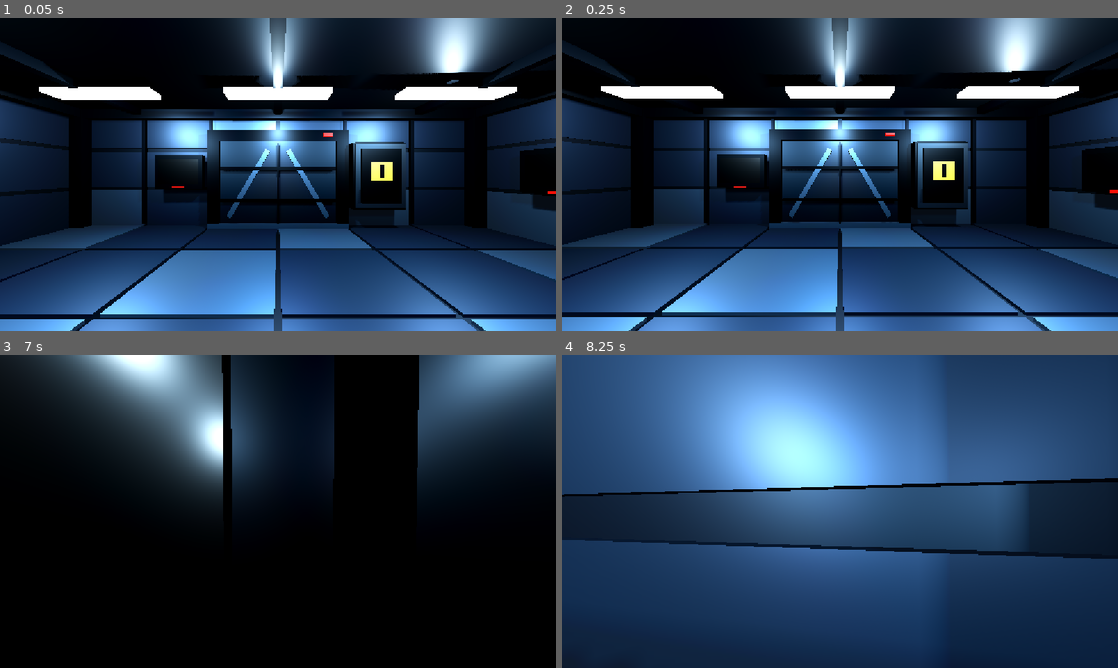
Above: before the commit, frames 1-4 (two rows, left to right).
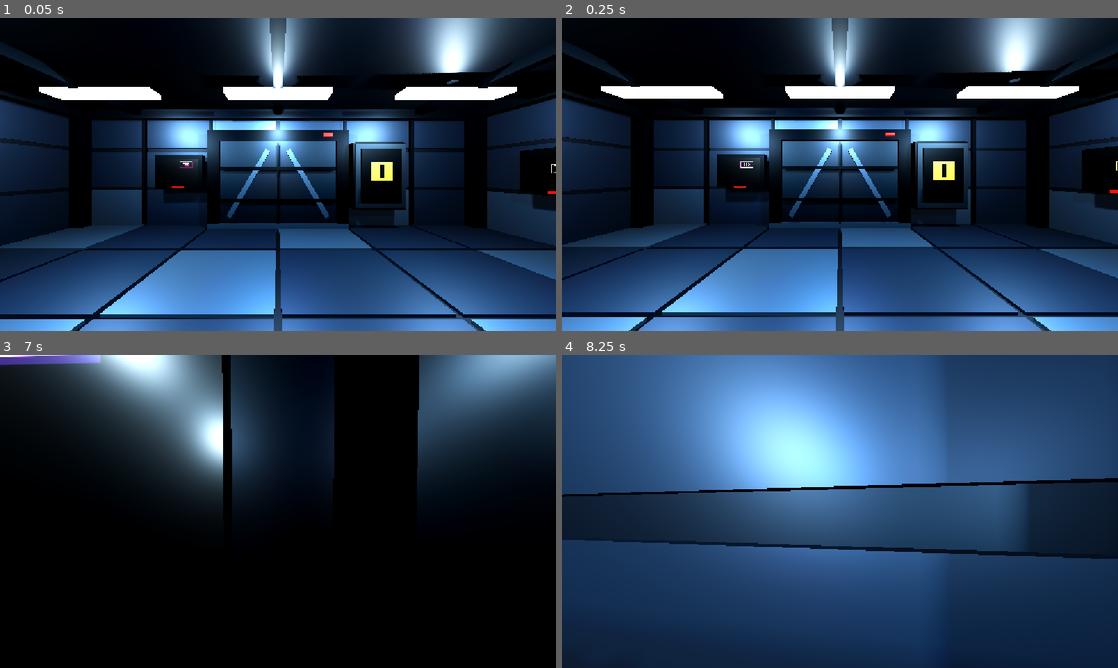
Above: after the commit, the same moments.

Repository: CrawfishChowder/GDSCHackathon
Game: Godot game, scene res://scenes/stage1/stage_1_room.tscn
Two runs of this game, one before a commit and one after it. Both use one fixed random seed, a clock stepped at 60 frames per second and the inputs below.
Inputs (mouse positions are in pixels of both pictures, inside the frame that each line leads up to):
- Up to frame 1 (0.05 s): no input
- Up to frame 2 (0.25 s): no input
- Up to frame 3 (7 s): move the mouse to (272, 517) at 0.52 s; hold E (interact) 0.53-1.28 s; hold W (move_forward) 0.53-2.78 s; tap Space (jump) at 0.77, 1.52, 3.02, 3.77, 4.52, 6.02, 6.77 s; move the mouse to (316, 514) at 1.27 s; tap E (interact) every 1.5 s from 1.35 to 5.85 s; move the mouse to (233, 508) at 2.02 s; hold E (interact) 2.03-2.78 s; move the mouse to (283, 511) at 2.77 s; hold A (move_left) 2.78-3.53 s; move the mouse to (255, 505) at 3.52 s; hold E (interact) 3.53-4.28 s; hold W (move_forward) 3.53-5.78 s; move the mouse to (305, 511) at 4.27 s; move the mouse to (250, 511) at 5.02 s; hold E (interact) 5.03-5.78 s; move the mouse to (289, 505) at 5.77 s; hold D (move_right) 5.78-6.53 s; move the mouse to (272, 517) at 6.52 s; hold W (move_forward) from 6.53 s (still down); hold E (interact) from 6.53 s (still down)
- Up to frame 4 (8.25 s): keep holding W (move_forward); move the mouse to (878, 514) at 7.27 s; release E (interact) at 7.28 s; tap E (interact) at 7.35 s; tap Space (jump) at 7.52 s; move the mouse to (795, 508) at 8.02 s; hold E (interact) from 8.03 s (still down)

The runs differ from the first frame. In frame 1, less than 0.1% of the frame differs, in the area x 32-100%, y 45-50%; in frame 2, less than 0.1%; in frame 3, 0.5%, in the area x 0-19%, y 0-4%; in frame 4, nothing differs.

Commit message:
Add Normal Operations monitor animations and override system

Diff:
--- /dev/null
+++ b/red-alert/scenes/displays/matrix_display.tscn
@@ -0,0 +1,13 @@
+[gd_scene load_steps=2 format=3]
+
+[ext_resource type="Script" path="res://scripts/displays/matrix_display.gd" id="1_matrix"]
+
+[node name="MatrixDisplay" type="Control"]
+layout_mode = 3
+anchors_preset = 15
+anchor_right = 1.0
+anchor_bottom = 1.0
+grow_horizontal = 2
+grow_vertical = 2
+mouse_filter = 2
+script = ExtResource("1_matrix")
--- /dev/null
+++ b/red-alert/scenes/displays/tbd_bounce_display.tscn
@@ -0,0 +1,13 @@
+[gd_scene load_steps=2 format=3]
+
+[ext_resource type="Script" path="res://scripts/displays/tbd_bounce_display.gd" id="1_bounce"]
+
+[node name="TBDBounceDisplay" type="Control"]
+layout_mode = 3
+anchors_preset = 15
+anchor_right = 1.0
+anchor_bottom = 1.0
+grow_horizontal = 2
+grow_vertical = 2
+mouse_filter = 2
+script = ExtResource("1_bounce")
--- /dev/null
+++ b/red-alert/scenes/stage1/normal_operations.tscn
@@ -0,0 +1,8 @@
+[gd_scene load_steps=2 format=3]
+
+[ext_resource type="Script" path="res://scripts/stage1/normal_operations.gd" id="1_normal"]
+
+[node name="NormalOperations" type="Node" groups=["monitor_display_service"]]
+script = ExtResource("1_normal")
+
+[node name="Displays" type="Node" parent="."]
--- a/red-alert/scenes/stage1/stage_1_room.tscn
+++ b/red-alert/scenes/stage1/stage_1_room.tscn
@@ -1,10 +1,11 @@
-[gd_scene load_steps=27 format=3 uid="uid://4qvr2hc8f2k0"]
+[gd_scene load_steps=28 format=3 uid="uid://4qvr2hc8f2k0"]
 
 [ext_resource type="PackedScene" path="res://scenes/stage1/components/industrial_room_shell.tscn" id="1_shell"]
 [ext_resource type="PackedScene" path="res://scenes/stage1/components/sealed_bulkhead_door.tscn" id="2_door"]
 [ext_resource type="PackedScene" path="res://scenes/player/first_person_player.tscn" id="3_player"]
 [ext_resource type="PackedScene" path="res://scenes/stage1/components/breaker_box.tscn" id="4_breaker"]
 [ext_resource type="PackedScene" path="res://scenes/stage1/components/console_chair.tscn" id="5_chair"]
+[ext_resource type="PackedScene" path="res://scenes/stage1/normal_operations.tscn" id="6_normal"]
 
 [sub_resource type="Environment" id="Environment_stage1"]
 background_mode = 1
@@ -108,6 +109,8 @@
 [node name="WorldEnvironment" type="WorldEnvironment" parent="." unique_id=1478731389]
 environment = SubResource("Environment_stage1")
 
+[node name="NormalOperations" parent="." instance=ExtResource("6_normal")]
+
 [node name="Architecture" type="Node3D" parent="." unique_id=184199953]
 
 [node name="IndustrialRoomShell" parent="Architecture" unique_id=1657129037 instance=ExtResource("1_shell")]
--- /dev/null
+++ b/red-alert/scripts/displays/matrix_display.gd
@@ -0,0 +1,114 @@
+extends Control
+
+const CHARACTERS := "ABCDEFGHIJKLMNOPQRSTUVWXYZ0123456789@#$%&*+-=<>?/{}[]"
+
+@export var random_seed: int = 1001
+@export_range(0.25, 3.0, 0.05) var speed_scale: float = 1.0
+
+var _rng := RandomNumberGenerator.new()
+var _columns: Array[Dictionary] = []
+var _cell_size: float = 18.0
+var _font: Font
+
+
+func _ready() -> void:
+	mouse_filter = Control.MOUSE_FILTER_IGNORE
+	clip_contents = true
+	_rng.seed = random_seed
+	_font = ThemeDB.fallback_font
+	resized.connect(_rebuild_columns)
+	_rebuild_columns()
+
+
+func _process(delta: float) -> void:
+	if _columns.is_empty():
+		return
+
+	for column in _columns:
+		column["head_y"] += column["speed"] * delta
+		column["change_timer"] -= delta
+		if column["change_timer"] <= 0.0:
+			var glyphs: PackedStringArray = column["glyphs"]
+			glyphs[_rng.randi_range(0, glyphs.size() - 1)] = _random_character()
+			column["glyphs"] = glyphs
+			column["change_timer"] = _rng.randf_range(0.035, 0.16)
+
+		var trail_length: int = column["trail_length"]
+		if column["head_y"] - trail_length * _cell_size > size.y:
+			_reset_column(column, true)
+
+	queue_redraw()
+
+
+func _draw() -> void:
+	draw_rect(Rect2(Vector2.ZERO, size), Color.BLACK)
+	if _font == null:
+		return
+
+	var font_size := maxi(10, int(_cell_size * 0.9))
+	for column_index in _columns.size():
+		var column: Dictionary = _columns[column_index]
+		var glyphs: PackedStringArray = column["glyphs"]
+		var trail_length: int = column["trail_length"]
+		var x := column_index * _cell_size + _cell_size * 0.12
+		for trail_index in trail_length:
+			var y: float = column["head_y"] - trail_index * _cell_size
+			if y < -_cell_size or y > size.y + _cell_size:
+				continue
+
+			var fade := 1.0 - float(trail_index) / float(trail_length)
+			var color := Color(0.08, 1.0, 0.28, maxf(0.08, fade * 0.92))
+			if trail_index == 0:
+				color = Color(0.72, 1.0, 0.78, 1.0)
+			draw_string(
+				_font,
+				Vector2(x, y),
+				glyphs[trail_index],
+				HORIZONTAL_ALIGNMENT_LEFT,
+				-1.0,
+				font_size,
+				color
+			)
+
+
+func _rebuild_columns() -> void:
+	if size.x < 1.0 or size.y < 1.0:
+		return
+
+	_columns.clear()
+	_cell_size = clampf(size.y / 22.0, 14.0, 22.0)
+	var column_count := maxi(1, int(floor(size.x / _cell_size)))
+	for _column_index in column_count:
+		var column: Dictionary = {
+			"head_y": _rng.randf_range(-size.y, size.y * 0.85),
+			"speed": _rng.randf_range(55.0, 118.0) * speed_scale,
+			"trail_length": _rng.randi_range(8, 18),
+			"change_timer": _rng.randf_range(0.02, 0.15),
+			"glyphs": PackedStringArray(),
+		}
+		_fill_glyphs(column)
+		_columns.append(column)
+	queue_redraw()
+
+
+func _reset_column(column: Dictionary, above_screen: bool) -> void:
+	column["head_y"] = (
+		_rng.randf_range(-size.y * 0.8, -_cell_size)
+		if above_screen
+		else _rng.randf_range(-size.y, size.y)
+	)
+	column["speed"] = _rng.randf_range(55.0, 118.0) * speed_scale
+	column["trail_length"] = _rng.randi_range(8, 18)
+	column["change_timer"] = _rng.randf_range(0.02, 0.15)
+	_fill_glyphs(column)
+
+
+func _fill_glyphs(column: Dictionary) -> void:
+	var glyphs := PackedStringArray()
+	for _glyph_index in column["trail_length"]:
+		glyphs.append(_random_character())
+	column["glyphs"] = glyphs
+
+
+func _random_character() -> String:
+	return CHARACTERS[_rng.randi_range(0, CHARACTERS.length() - 1)]
--- /dev/null
+++ b/red-alert/scripts/displays/tbd_bounce_display.gd
@@ -0,0 +1,167 @@
+extends Control
+
+const LOGO_TEXT := "TBD"
+const COLORS: Array[Color] = [
+	Color("ff3b81"),
+	Color("27e8ff"),
+	Color("ffe044"),
+	Color("8cff4a"),
+	Color("b96cff"),
+	Color("ff7838"),
+]
+
+@export var random_seed: int = 2001
+@export_range(0.25, 3.0, 0.05) var speed_scale: float = 1.0
+@export_range(0, 5, 1) var initial_color_index: int = 0
+
+var _rng := RandomNumberGenerator.new()
+var _font: Font
+var _logo_position := Vector2.ZERO
+var _logo_size := Vector2(180.0, 82.0)
+var _velocity := Vector2(115.0, 83.0)
+var _safe_margin: float = 16.0
+var _color_index: int = 0
+var _layout_ready: bool = false
+
+
+func _ready() -> void:
+	mouse_filter = Control.MOUSE_FILTER_IGNORE
+	clip_contents = true
+	_rng.seed = random_seed
+	_font = ThemeDB.fallback_font
+	_color_index = posmod(initial_color_index, COLORS.size())
+	var direction := Vector2(
+		-1.0 if _rng.randi_range(0, 1) == 0 else 1.0,
+		-1.0 if _rng.randi_range(0, 1) == 0 else 1.0
+	)
+	_velocity = Vector2(118.0, 82.0) * direction * speed_scale
+	resized.connect(_update_layout.bind(false))
+	_update_layout(true)
+
+
+func _process(delta: float) -> void:
+	if not _layout_ready:
+		return
+
+	var minimum := Vector2(_safe_margin, _safe_margin)
+	var maximum := size - _logo_size - minimum
+	var next_position := _logo_position + _velocity * delta
+
+	var x_result := _reflect_axis(
+		next_position.x, _velocity.x, minimum.x, maximum.x
+	)
+	next_position.x = x_result.x
+	_velocity.x = x_result.y
+	for _bounce_index in int(x_result.z):
+		_advance_color()
+
+	var y_result := _reflect_axis(
+		next_position.y, _velocity.y, minimum.y, maximum.y
+	)
+	next_position.y = y_result.x
+	_velocity.y = y_result.y
+	for _bounce_index in int(y_result.z):
+		_advance_color()
+
+	_logo_position = next_position.clamp(minimum, maximum)
+	queue_redraw()
+
+
+func _draw() -> void:
+	draw_rect(Rect2(Vector2.ZERO, size), Color.BLACK)
+	if not _layout_ready or _font == null:
+		return
+
+	var color := COLORS[_color_index]
+	var logo_rect := Rect2(_logo_position, _logo_size)
+	draw_rect(logo_rect.grow(8.0), Color(color, 0.12), true)
+	draw_rect(logo_rect, Color(0.012, 0.012, 0.025, 1.0), true)
+	draw_rect(logo_rect, color, false, 5.0)
+	draw_line(
+		logo_rect.position + Vector2(12.0, 11.0),
+		logo_rect.position + Vector2(logo_rect.size.x - 12.0, 11.0),
+		Color(color, 0.65),
+		2.0
+	)
+
+	var font_size := maxi(18, int(_logo_size.y * 0.54))
+	var text_size := _font.get_string_size(
+		LOGO_TEXT, HORIZONTAL_ALIGNMENT_LEFT, -1.0, font_size
+	)
+	var baseline := _logo_position + Vector2(
+		(_logo_size.x - text_size.x) * 0.5,
+		(_logo_size.y - text_size.y) * 0.5 + _font.get_ascent(font_size)
+	)
+	draw_string(
+		_font,
+		baseline + Vector2(3.0, 3.0),
+		LOGO_TEXT,
+		HORIZONTAL_ALIGNMENT_LEFT,
+		-1.0,
+		font_size,
+		Color(color, 0.2)
+	)
+	draw_string(
+		_font,
+		baseline,
+		LOGO_TEXT,
+		HORIZONTAL_ALIGNMENT_LEFT,
+		-1.0,
+		font_size,
+		color
+	)
+
+
+func get_logo_rect() -> Rect2:
+	return Rect2(_logo_position, _logo_size)
+
+
+func get_safe_rect() -> Rect2:
+	return Rect2(
+		Vector2(_safe_margin, _safe_margin),
+		size - Vector2(_safe_margin, _safe_margin) * 2.0
+	)
+
+
+func _update_layout(randomize_position: bool) -> void:
+	if size.x < 1.0 or size.y < 1.0:
+		return
+
+	_safe_margin = clampf(minf(size.x, size.y) * 0.045, 8.0, 24.0)
+	_logo_size = Vector2(
+		clampf(size.x * 0.31, 118.0, 220.0),
+		clampf(size.y * 0.24, 62.0, 102.0)
+	)
+	_logo_size.x = minf(_logo_size.x, size.x - _safe_margin * 2.0 - 2.0)
+	_logo_size.y = minf(_logo_size.y, size.y - _safe_margin * 2.0 - 2.0)
+
+	var minimum := Vector2(_safe_margin, _safe_margin)
+	var maximum := size - _logo_size - minimum
+	if randomize_position or not _layout_ready:
+		_logo_position = Vector2(
+			_rng.randf_range(minimum.x, maximum.x),
+			_rng.randf_range(minimum.y, maximum.y)
+		)
+	else:
+		_logo_position = _logo_position.clamp(minimum, maximum)
+	_layout_ready = true
+	queue_redraw()
+
+
+func _reflect_axis(
+	value: float, velocity: float, minimum: float, maximum: float
+) -> Vector3:
+	var bounce_count := 0
+	while value < minimum or value > maximum:
+		if value < minimum:
+			value = minimum + (minimum - value)
+			velocity = absf(velocity)
+		else:
+			value = maximum - (value - maximum)
+			velocity = -absf(velocity)
+		bounce_count += 1
+	return Vector3(value, velocity, bounce_count)
+
+
+func _advance_color() -> void:
+	_color_index = (_color_index + 1) % COLORS.size()
--- /dev/null
+++ b/red-alert/scripts/stage1/normal_operations.gd
@@ -0,0 +1,314 @@
+extends Node
+
+const MATRIX_DISPLAY_SCENE: PackedScene = preload(
+	"res://scenes/displays/matrix_display.tscn"
+)
+const TBD_BOUNCE_DISPLAY_SCENE: PackedScene = preload(
+	"res://scenes/displays/tbd_bounce_display.tscn"
+)
+
+const MONITOR_DEFINITIONS: Array[Dictionary] = [
+	{
+		"id": &"console_left",
+		"path": NodePath("MainConsole/LeftStation/LeftMonitorScreen"),
+		"default_scene": MATRIX_DISPLAY_SCENE,
+		"seed": 1103,
+		"speed": 0.82,
+		"visible_face": -1,
+	},
+	{
+		"id": &"console_center",
+		"path": NodePath("MainConsole/CenterStation/PrimaryMonitorScreen"),
+		"default_scene": MATRIX_DISPLAY_SCENE,
+		"seed": 2207,
+		"speed": 1.0,
+		"visible_face": -1,
+	},
+	{
+		"id": &"console_right",
+		"path": NodePath("MainConsole/RightStation/RightMonitorScreen"),
+		"default_scene": MATRIX_DISPLAY_SCENE,
+		"seed": 3301,
+		"speed": 1.2,
+		"visible_face": -1,
+	},
+	{
+		"id": &"door_north",
+		"path": NodePath("BulkheadDoors/NorthBulkheadDoor/LeftAccessMonitor/Screen"),
+		"default_scene": TBD_BOUNCE_DISPLAY_SCENE,
+		"seed": 4409,
+		"speed": 0.9,
+		"color": 0,
+		"visible_face": 1,
+	},
+	{
+		"id": &"door_east",
+		"path": NodePath("BulkheadDoors/EastBulkheadDoor/LeftAccessMonitor/Screen"),
+		"default_scene": TBD_BOUNCE_DISPLAY_SCENE,
+		"seed": 5501,
+		"speed": 1.08,
+		"color": 2,
+		"visible_face": 1,
+	},
+	{
+		"id": &"door_west",
+		"path": NodePath("BulkheadDoors/WestBulkheadDoor/LeftAccessMonitor/Screen"),
+		"default_scene": TBD_BOUNCE_DISPLAY_SCENE,
+		"seed": 6607,
+		"speed": 1.22,
+		"color": 4,
+		"visible_face": 1,
+	},
+]
+
+@export_range(128, 1024, 16) var render_height: int = 360
+
+@onready var displays: Node = $Displays
+
+var _slots: Dictionary = {}
+var _connected_owner_ids: Dictionary = {}
+
+
+func _ready() -> void:
+	_initialize_monitors()
+
+
+func _exit_tree() -> void:
+	for slot: Dictionary in _slots.values():
+		var surface := slot["surface"] as MeshInstance3D
+		if is_instance_valid(surface):
+			surface.material_override = slot["original_material"]
+
+
+## Claims one monitor for owner and places display_scene above its running default.
+## Returns false for an unknown ID, invalid display, or ownership conflict.
+func claim_monitor(
+	monitor_id: StringName, requester: Node, display_scene: PackedScene
+) -> bool:
+	var slot := _get_slot(monitor_id)
+	if slot.is_empty():
+		return false
+	if requester == null or not is_instance_valid(requester) or not requester.is_inside_tree():
+		push_warning("Monitor '%s' requires an owner that is in the scene tree." % monitor_id)
+		return false
+	if display_scene == null:
+		push_warning("Monitor '%s' was given an empty display scene." % monitor_id)
+		return false
+
+	var owner_id := requester.get_instance_id()
+	var current_owner_id: int = slot["owner_id"]
+	if current_owner_id != 0 and current_owner_id != owner_id:
+		push_warning(
+			"Monitor '%s' is already claimed; request from '%s' was rejected."
+			% [monitor_id, requester.name]
+		)
+		return false
+
+	var supplied_display := display_scene.instantiate()
+	if not supplied_display is CanvasItem:
+		push_warning("Monitor override scenes must have a Control or Node2D root.")
+		supplied_display.free()
+		return false
+
+	_clear_override(slot)
+	var viewport := slot["viewport"] as SubViewport
+	var override_layer := _create_override_layer(viewport, supplied_display)
+	slot["override_layer"] = override_layer
+	slot["owner_id"] = owner_id
+	_connect_owner(requester)
+	return true
+
+
+## Releases one monitor. Only its current owner may release it.
+func release_monitor(monitor_id: StringName, requester: Node) -> bool:
+	var slot := _get_slot(monitor_id)
+	if slot.is_empty():
+		return false
+	if slot["owner_id"] == 0:
+		return true
+	if requester == null or not is_instance_valid(requester):
+		return false
+	if slot["owner_id"] != requester.get_instance_id():
+		push_warning("Only the current owner may release monitor '%s'." % monitor_id)
+		return false
+
+	_clear_override(slot)
+	return true
+
+
+## Releases every monitor currently held by owner.
+func release_all(requester: Node) -> void:
+	if requester == null or not is_instance_valid(requester):
+		return
+	_release_by_owner_id(requester.get_instance_id())
+
+
+func is_monitor_claimed(monitor_id: StringName) -> bool:
+	var slot := _get_slot(monitor_id)
+	return not slot.is_empty() and slot["owner_id"] != 0
+
+
+func get_monitor_ids() -> Array[StringName]:
+	var monitor_ids: Array[StringName] = []
+	for definition in MONITOR_DEFINITIONS:
+		monitor_ids.append(definition["id"])
+	return monitor_ids
+
+
+func get_monitor_resolution(monitor_id: StringName) -> Vector2i:
+	var slot := _get_slot(monitor_id)
+	if slot.is_empty():
+		return Vector2i.ZERO
+	return (slot["viewport"] as SubViewport).size
+
+
+func _initialize_monitors() -> void:
+	var room := get_parent()
+	for definition in MONITOR_DEFINITIONS:
+		var monitor_id: StringName = definition["id"]
+		var surface := room.get_node_or_null(definition["path"]) as MeshInstance3D
+		if surface == null or surface.mesh == null:
+			push_error(
+				"Normal Operations could not find monitor '%s' at %s."
+				% [monitor_id, definition["path"]]
+			)
+			continue
+
+		var resolution := _resolution_for_surface(surface)
+		var viewport := SubViewport.new()
+		viewport.name = "%sViewport" % _pascal_case(String(monitor_id))
+		viewport.size = resolution
+		viewport.disable_3d = true
+		viewport.transparent_bg = false
+		viewport.render_target_update_mode = SubViewport.UPDATE_ALWAYS
+		displays.add_child(viewport)
+
+		var default_display := (
+			definition["default_scene"] as PackedScene
+		).instantiate() as CanvasItem
+		default_display.set("random_seed", definition["seed"])
+		default_display.set("speed_scale", definition["speed"])
+		if definition.has("color"):
+			default_display.set("initial_color_index", definition["color"])
+		_fit_canvas_item(default_display, resolution)
+		viewport.add_child(default_display)
+
+		var source_material := surface.get_active_material(0) as StandardMaterial3D
+		var screen_material := (
+			source_material.duplicate() as StandardMaterial3D
+			if source_material != null
+			else StandardMaterial3D.new()
+		)
+		screen_material.resource_name = "%s live display" % monitor_id
+		screen_material.albedo_color = Color.WHITE
+		screen_material.albedo_texture = viewport.get_texture()
+		screen_material.emission_enabled = true
+		screen_material.emission = Color.WHITE
+		screen_material.emission_texture = viewport.get_texture()
+		screen_material.emission_operator = BaseMaterial3D.EMISSION_OP_MULTIPLY
+		screen_material.emission_energy_multiplier = 1.15
+		screen_material.texture_filter = BaseMaterial3D.TEXTURE_FILTER_LINEAR
+		screen_material.texture_repeat = false
+		if definition["visible_face"] < 0:
+			screen_material.metallic = 0.02
+			screen_material.roughness = 0.82
+			screen_material.metallic_specular = 0.08
+			screen_material.uv1_scale = Vector3(-3.0, 2.0, 1.0)
+			screen_material.uv1_offset = Vector3(3.0, 0.0, 0.0)
+		else:
+			screen_material.uv1_scale = Vector3(3.0, 2.0, 1.0)
+			screen_material.uv1_offset = Vector3.ZERO
+
+		var slot: Dictionary = {
+			"surface": surface,
+			"viewport": viewport,
+			"default_display": default_display,
+			"original_material": surface.material_override,
+			"owner_id": 0,
+			"override_layer": null,
+		}
+		_slots[monitor_id] = slot
+		surface.set_meta(&"monitor_id", monitor_id)
+		surface.material_override = screen_material
+
+
+func _resolution_for_surface(surface: MeshInstance3D) -> Vector2i:
+	var mesh_size := surface.mesh.get_aabb().size
+	var global_basis := surface.global_transform.basis
+	var physical_width := mesh_size.x * global_basis.x.length()
+	var physical_height := mesh_size.y * global_basis.y.length()
+	var aspect_ratio := physical_width / maxf(physical_height, 0.001)
+	return Vector2i(maxi(128, int(round(render_height * aspect_ratio))), render_height)
+
+
+func _create_override_layer(
+	viewport: SubViewport, supplied_display: CanvasItem
+) -> Control:
+	var layer := Control.new()
+	layer.name = "ActiveOverride"
+	layer.mouse_filter = Control.MOUSE_FILTER_IGNORE
+	_fit_canvas_item(layer, viewport.size)
+	viewport.add_child(layer)
+
+	var backdrop := ColorRect.new()
+	backdrop.name = "OpaqueBackdrop"
+	backdrop.color = Color.BLACK
+	backdrop.mouse_filter = Control.MOUSE_FILTER_IGNORE
+	_fit_canvas_item(backdrop, viewport.size)
+	layer.add_child(backdrop)
+
+	_fit_canvas_item(supplied_display, viewport.size)
+	layer.add_child(supplied_display)
+	return layer
+
+
+func _fit_canvas_item(item: CanvasItem, resolution: Vector2i) -> void:
+	if item is Control:
+		var control := item as Control
+		control.set_anchors_preset(Control.PRESET_TOP_LEFT)
+		control.position = Vector2.ZERO
+		control.size = Vector2(resolution)
+
+
+func _clear_override(slot: Dictionary) -> void:
+	var override_layer := slot["override_layer"] as Control
+	if is_instance_valid(override_layer):
+		override_layer.get_parent().remove_child(override_layer)
+		override_layer.queue_free()
+	slot["override_layer"] = null
+	slot["owner_id"] = 0
+
+
+func _connect_owner(requester: Node) -> void:
+	var owner_id := requester.get_instance_id()
+	if _connected_owner_ids.has(owner_id):
+		return
+	_connected_owner_ids[owner_id] = true
+	requester.tree_exiting.connect(
+		_on_owner_tree_exiting.bind(owner_id), CONNECT_ONE_SHOT
+	)
+
+
+func _on_owner_tree_exiting(owner_id: int) -> void:
+	_release_by_owner_id(owner_id)
+	_connected_owner_ids.erase(owner_id)
+
+
+func _release_by_owner_id(owner_id: int) -> void:
+	for slot: Dictionary in _slots.values():
+		if slot["owner_id"] == owner_id:
+			_clear_override(slot)
+
+
+func _get_slot(monitor_id: StringName) -> Dictionary:
+	if not _slots.has(monitor_id):
+		push_warning("Unknown monitor ID: '%s'." % monitor_id)
+		return {}
+	return _slots[monitor_id]
+
+
+func _pascal_case(value: String) -> String:
+	var result := ""
+	for part in value.split("_", false):
+		result += part.capitalize()
+	return result
Not shown, added: red-alert/scripts/displays/matrix_display.gd.uid
Not shown, added: red-alert/scripts/displays/tbd_bounce_display.gd.uid
Not shown, added: red-alert/scripts/stage1/normal_operations.gd.uid
Not shown, added: red-alert/docs/monitor_display_api.md
